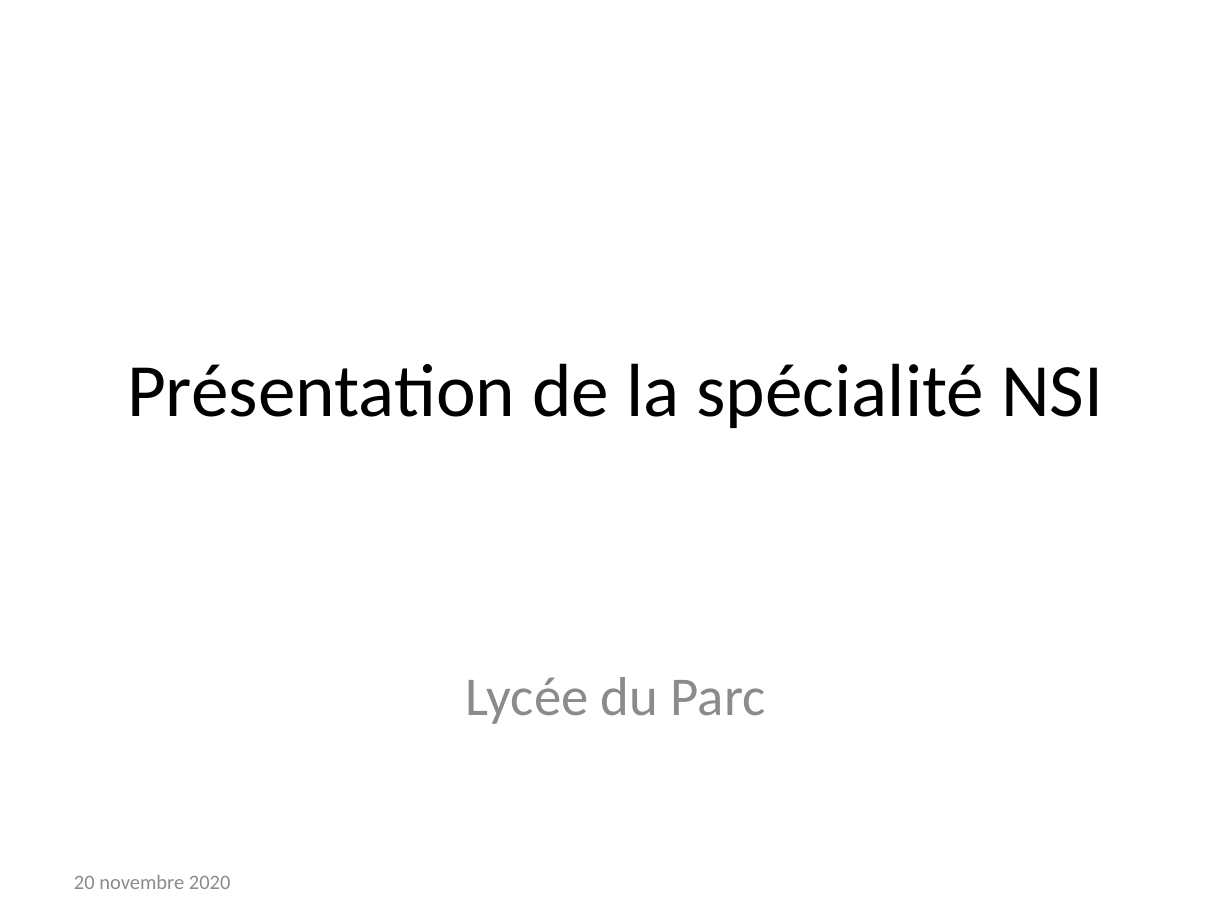
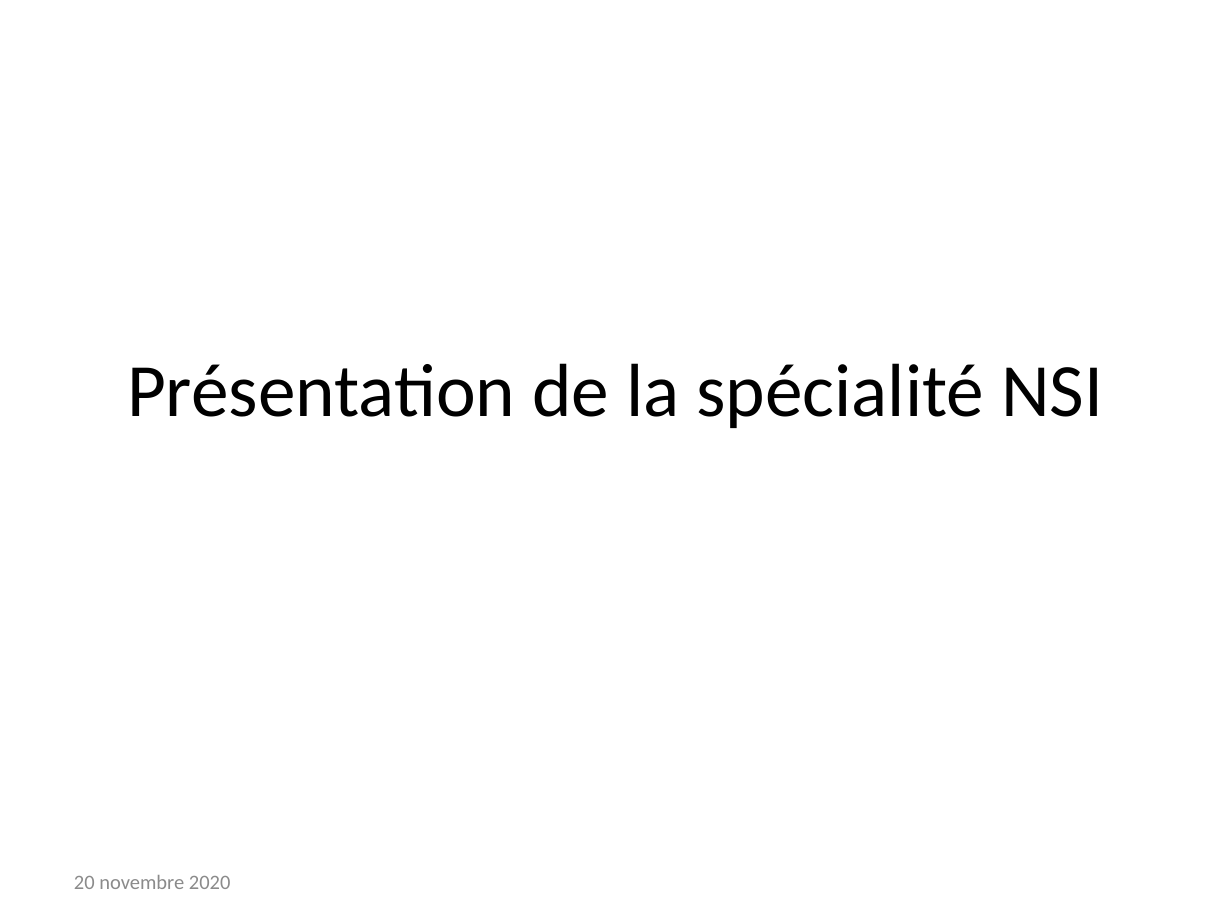
Before and after one commit to parc-nsi/premiere-nsi-parc, a slide deck: slide 1 of presentation_parc_2021/presentation_spe_nsi.pptx. Drawn at 1232x924 pixels with LibreOffice and Linux fonts; fonts in the diff are those of the drawing. Boxes give left, top, right and bottom in pixels: in the first picture for what was removed or moved away, otherwise in the second. Text is boxed around its words. In the diff, an @@ line names an element or a change of style, - is before the commit and + after.

```diff
--- a/presentation_parc_2021/presentation_spe_nsi.pptx
+++ b/presentation_parc_2021/presentation_spe_nsi.pptx
@@ subtitle removed at <box>466,677,766,724</box> @@
-Lycée du Parc
```
Also in this commit, not shown: 4 other files.
